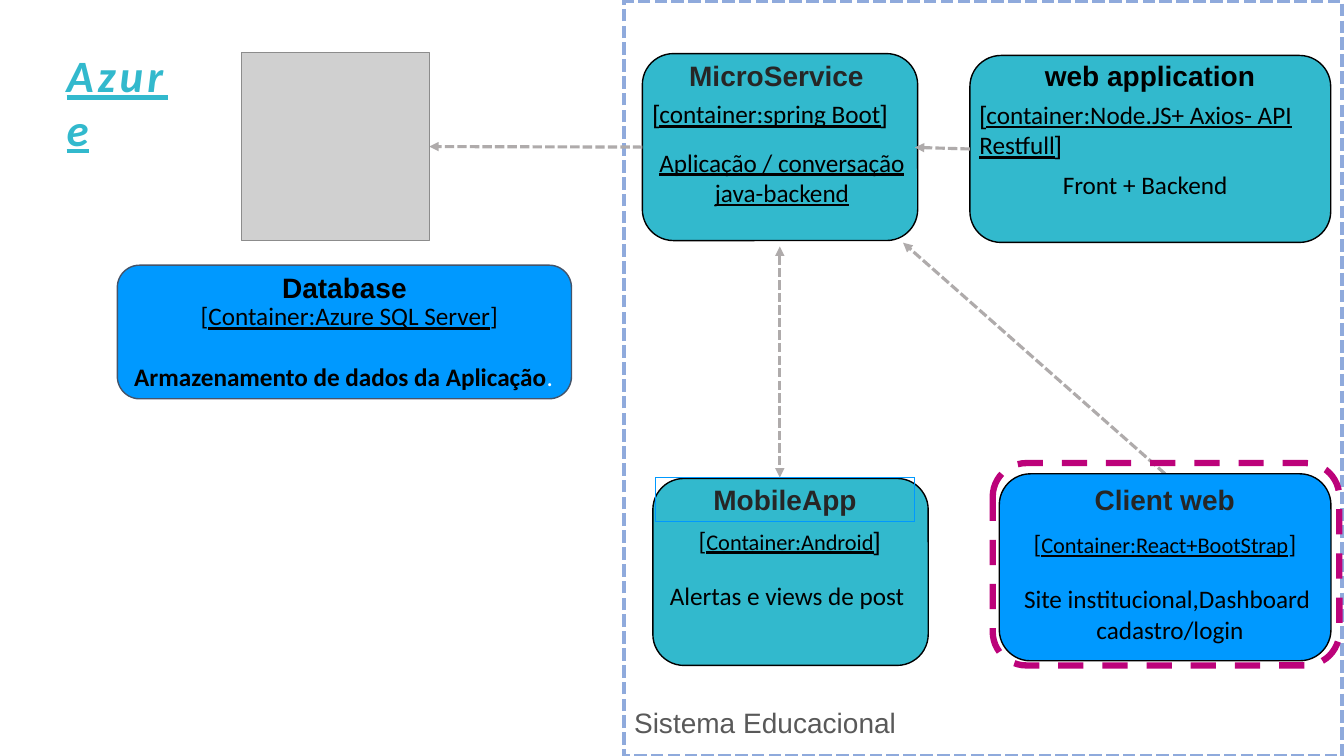
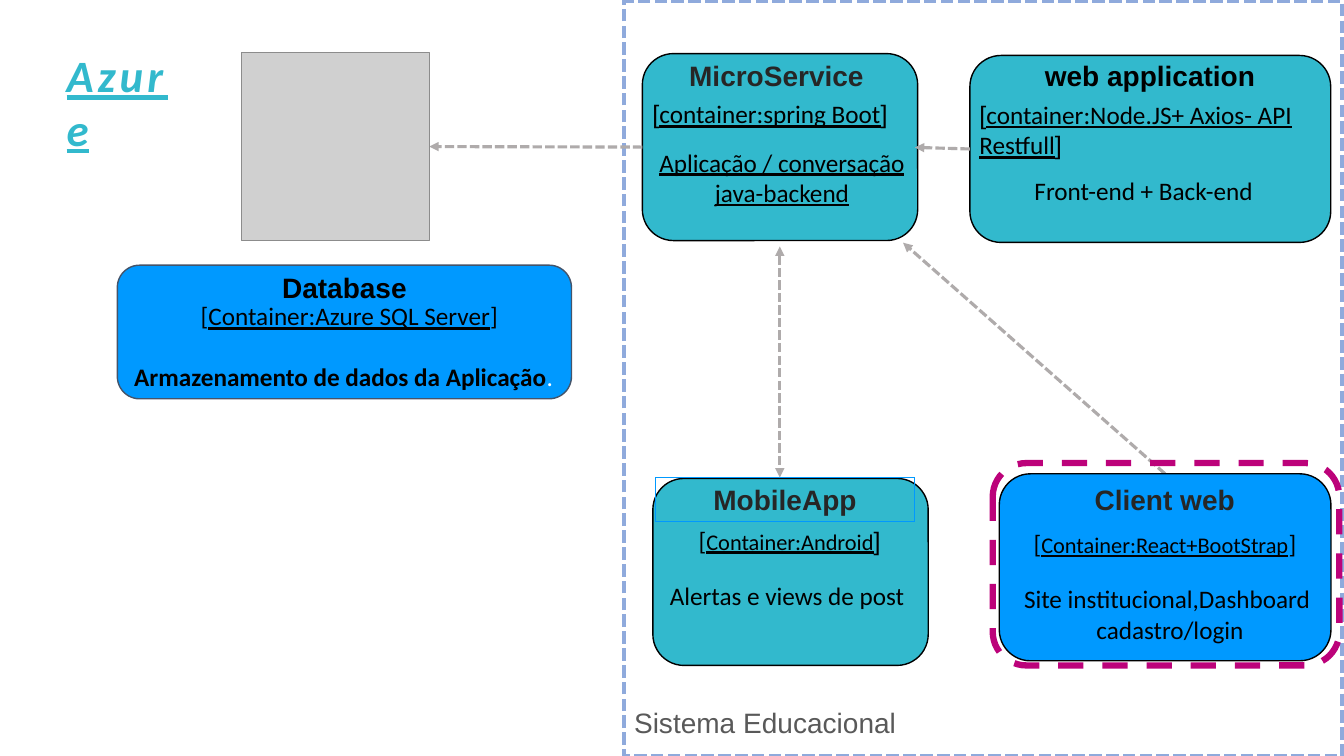
Before and after one commit to Fabicaneyu/JustDoIT, a slide deck: slide 3 of EngenhariaSoftware/Diagrama-Gerson(Componentes)/Diagrama(Aula Gerson).pptx. Drawn at 1344x756 pixels with LibreOffice and Linux fonts; fonts in the diff are those of the drawing; grey boxes stand for pictures. Boxes give left, top, right and bottom in pixels: in the first picture for what was removed or moved away, otherwise in the second. Text is boxed around its words. In the diff, an @@ line names an element or a change of style, - is before the commit and + after.

```diff
--- a/EngenhariaSoftware/Diagrama-Gerson(Componentes)/Diagrama(Aula Gerson).pptx
+++ b/EngenhariaSoftware/Diagrama-Gerson(Componentes)/Diagrama(Aula Gerson).pptx
@@ text at bbox=[1034, 182, 1253, 200]: text changed @@
-Front + Backend
+Front-end + Back-end
```
Also in this commit, not shown: 3 other slides changed.
